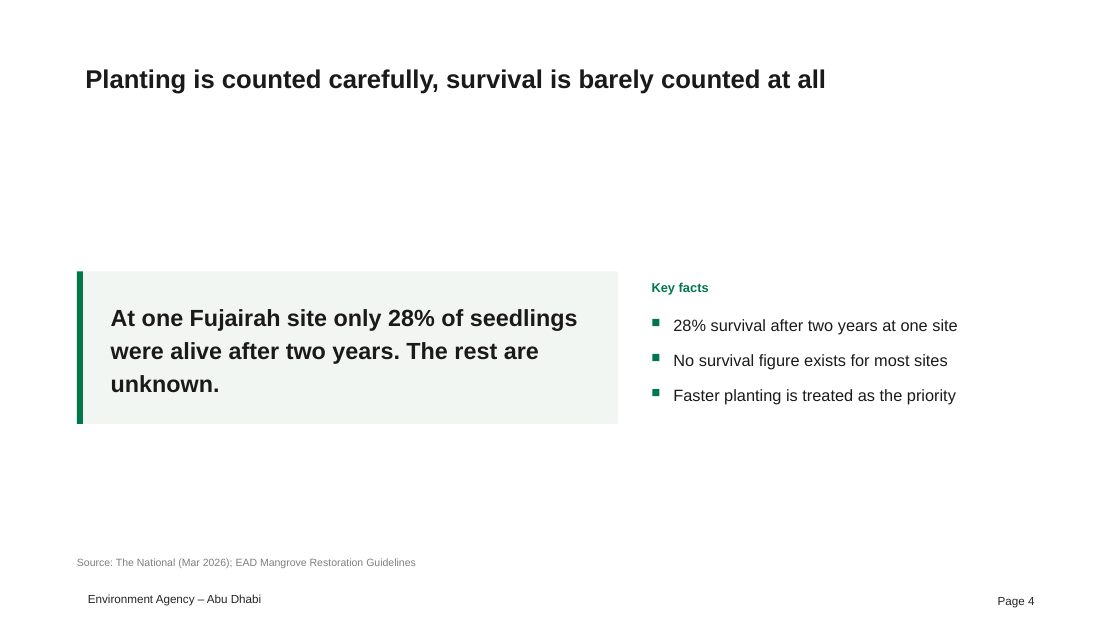
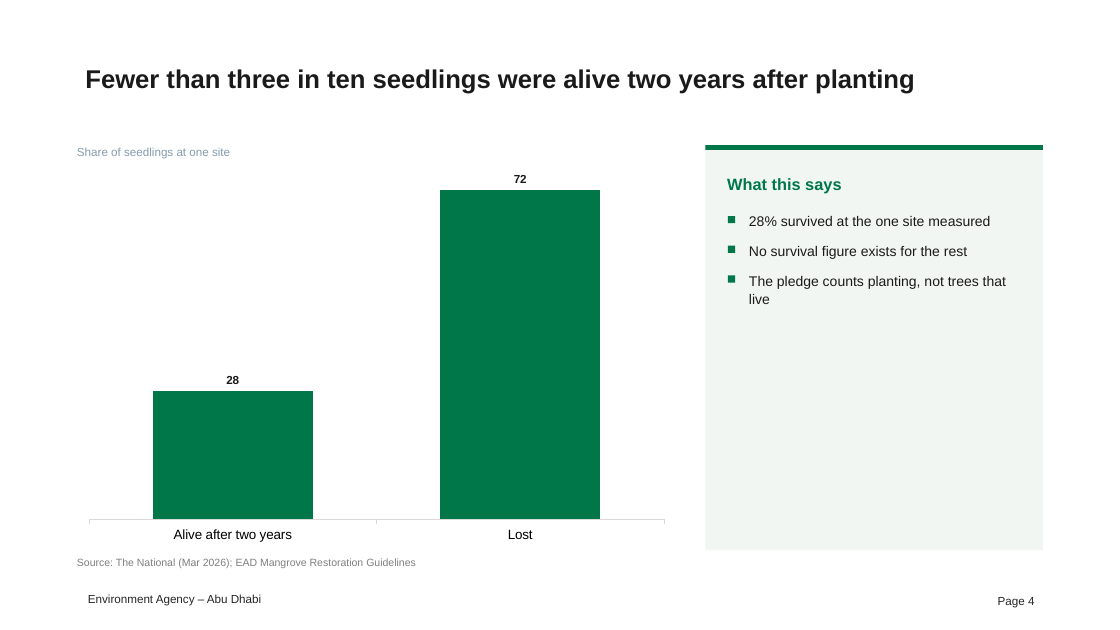
Before and after one commit to simonedoro/EAD_Presentation-development, a slide deck: slide 4 of starter-decks/04 Counting the canopy - starter deck.pptx. Drawn at 1120x630 pixels with LibreOffice and Linux fonts; fonts in the diff are those of the drawing; background and template pictures are left out. Boxes give left, top, right and bottom in pixels: in the first picture for what was removed or moved away, otherwise in the second. Text is boxed around its words. In the diff, an @@ line names an element or a change of style, - is before the commit and + after.

```diff
--- a/starter-decks/04 Counting the canopy - starter deck.pptx
+++ b/starter-decks/04 Counting the canopy - starter deck.pptx
@@ title at (x1=85, y1=69, x2=915, y2=94): text changed @@
-Planting is counted carefully, survival is barely counted at all
+Fewer than three in ten seedlings were alive two years after planting
@@ column chart added at (x1=77, y1=145, x2=676, y2=550) @@
+categories: Alive after two years, Lost
+Series 1: 28, 72
@@ text added at (x1=77, y1=147, x2=230, y2=159), 10 pt, text #869CAE @@
+Share of seedlings at one site
@@ rectangle added at (x1=706, y1=145, x2=1044, y2=550), fill #F1F6F3 @@
@@ rectangle added at (x1=706, y1=145, x2=1044, y2=150), fill #007749 @@
@@ text added at (x1=727, y1=178, x2=841, y2=194), 14 pt, text #007749, bold @@
+What this says
@@ rectangle moved from (x1=653, y1=389, x2=660, y2=397) to (x1=728, y1=216, x2=736, y2=223) @@
@@ text at (x1=749, y1=216, x2=990, y2=226): text changed; size 14 to 12 pt @@
-28% survival after two years at one site
+28% survived at the one site measured
@@ rectangle moved from (x1=653, y1=354, x2=660, y2=361) to (x1=728, y1=246, x2=736, y2=254) @@
@@ text at (x1=749, y1=246, x2=967, y2=259): text changed; size 14 to 12 pt @@
-No survival figure exists for most sites
+No survival figure exists for the rest
@@ rectangle removed at (x1=77, y1=271, x2=618, y2=424) @@
@@ rectangle removed at (x1=77, y1=271, x2=83, y2=424) @@
@@ text removed at (x1=652, y1=282, x2=709, y2=294) @@
-Key facts
@@ rectangle moved from (x1=653, y1=319, x2=660, y2=327) to (x1=728, y1=276, x2=736, y2=283) @@
@@ text added at (x1=749, y1=276, x2=1006, y2=304), 12 pt, text #1A1A1A @@
+The pledge counts planting, not trees that live
@@ text removed at (x1=111, y1=309, x2=578, y2=393) @@
-At one Fujairah site only 28% of seedlings were alive after two years. The rest are unknown.
@@ text removed at (x1=673, y1=389, x2=956, y2=405) @@
-Faster planting is treated as the priority
```
Also in this commit, not shown: 5 other slides changed, 21 other files.
